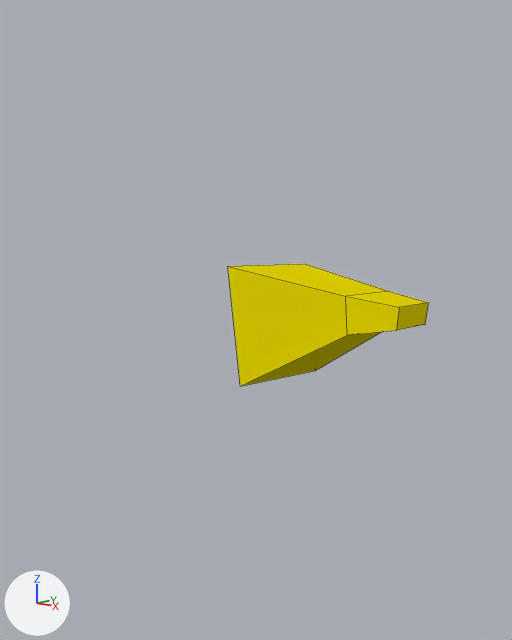
Before and after pictures for a commit that changed the Blender file blender/chicken.blend.
Both versions are drawn from a 50 mm lens placed at (1.498, -0.722, 1.737), pointed at (0.882, -0.016, 1.576). The axes (+X, +Y, +Z) are drawn at lower left. The lights are the same throughout. Mesh edges are drawn as thin lines.
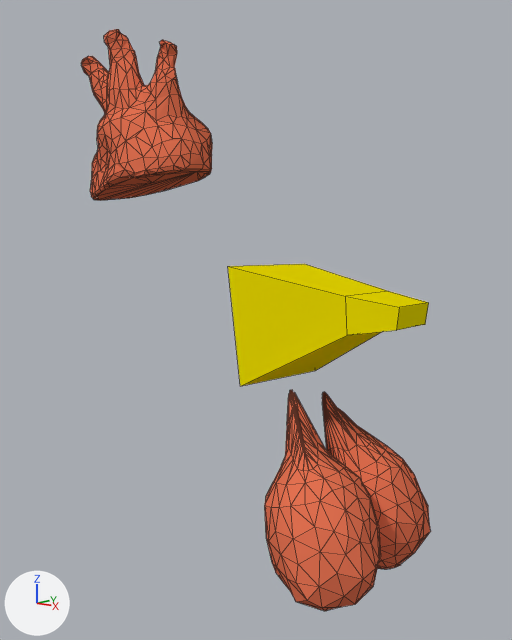
Commit message: Customise chicken

Scene script edits in JSON lines:
```json
{"op": "add", "block": "mat_material_002", "code": ["mat_material_002 = diffuse_material('Material.002')", "mat_material_002.base_color = (0.8, 0.172, 0.0852)  # orange #e77352"]}
{"op": "add", "block": "me_sphere_001", "code": ["me_sphere_001 = bpy.data.meshes.new('Sphere.001')", "me_sphere_001.from_pydata(...)  # 243 vertices, 482 faces; spans x -1.01..1.0, y -0.99..1.0, z -0.98..1.89", "me_sphere_001.materials.append(mat_material_002)  # orange #e77352"]}
{"op": "add", "block": "me_sphere_002", "code": ["me_sphere_002 = bpy.data.meshes.new('Sphere.002')", "me_sphere_002.from_pydata(...)  # 530 vertices, 917 faces; spans x -1.08..0.98, y -0.61..0.79, z -0.21..2.05", "me_sphere_002.materials.append(mat_material_002)  # orange #e77352"]}
{"op": "add", "block": "ob_sphere_001", "code": ["ob_sphere_001 = bpy.data.objects.new('Sphere.001', me_sphere_001)", "ob_sphere_001.location = (1.052, -0.096, 1.36)", "ob_sphere_001.rotation_euler = (0.289, 0.221, -2.417)  # degrees (17, 13, -138)", "ob_sphere_001.scale = (0.0646, 0.0683, 0.0871)"]}
{"op": "add", "block": "ob_sphere", "code": ["ob_sphere = bpy.data.objects.new('Sphere', me_sphere_001.copy())", "ob_sphere.location = (1.049, 0.019, 1.353)", "ob_sphere.rotation_euler = (0.175, -0.35, -0.0604)  # degrees (10, -20, -3.5)", "ob_sphere.scale = (0.0618, 0.0653, 0.0833)"]}
{"op": "add", "block": "ob_sphere_002", "code": ["ob_sphere_002 = bpy.data.objects.new('Sphere.002', me_sphere_002)", "ob_sphere_002.location = (0.701, -0.05, 1.773)", "ob_sphere_002.rotation_euler = (-0.00425, -0.187, 0.0197)  # degrees (-0.2, -11, 1.1)", "ob_sphere_002.scale = (0.114, 0.102, 0.095)"]}
```

What differs and where, as boxes [x1, y1, x2, y2] in the pictures (512 x 640 px):
```json
{"object": "Sphere.001", "change": "added", "after": [265, 390, 381, 611], "on screen": "orange"}
{"object": "Sphere.002", "change": "added", "after": [81, 29, 212, 200], "on screen": "orange"}
{"object": "Sphere", "change": "added", "after": [322, 392, 430, 569], "on screen": "orange"}
```
